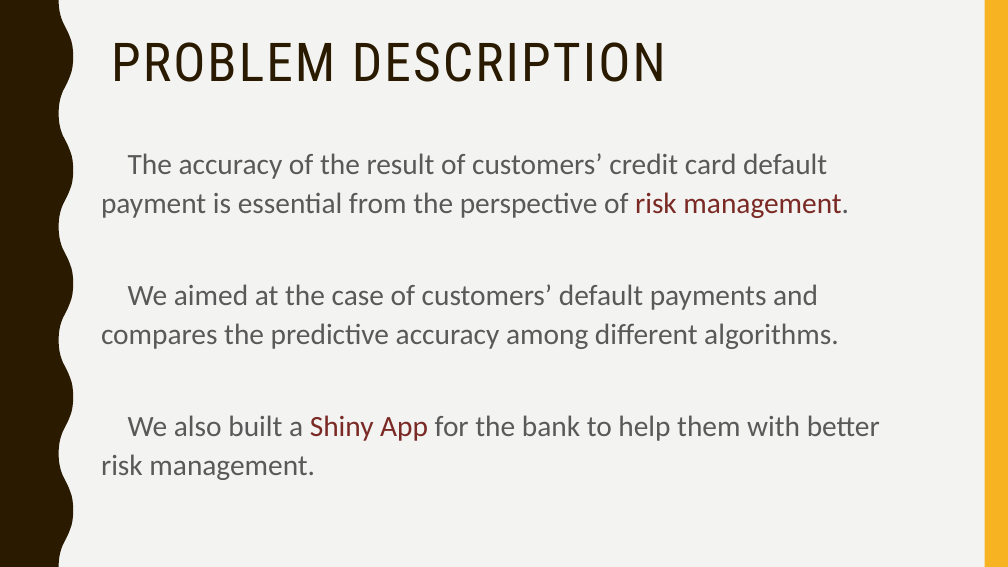
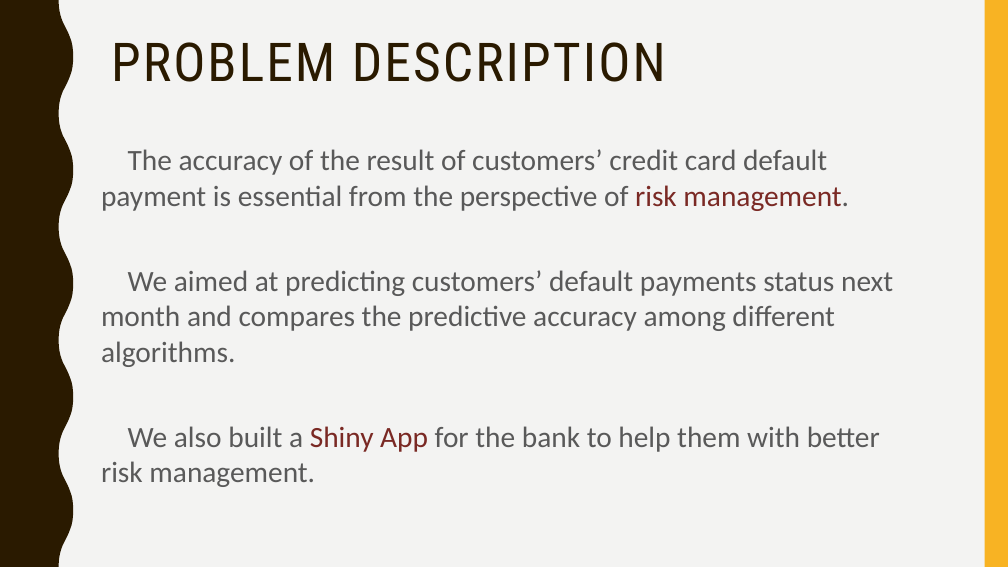
Before and after one commit to TZstatsADS/Spring2018-Project5-grp8, a slide deck: slide 3 of doc/presentation.pptx. Drawn at 1008x567 pixels with LibreOffice and Linux fonts; fonts in the diff are those of the drawing. Boxes give left, top, right and bottom in pixels: in the first picture for what was removed or moved away, otherwise in the second. Text is boxed around its words. In the diff, an @@ line names an element or a change of style, - is before the commit and + after.

Commit message:
presentation

```diff
--- a/doc/presentation.pptx
+++ b/doc/presentation.pptx
@@ text at [101, 149, 880, 487]: line spacing 1.1 to 1 @@
@@ text at [101, 270, 893, 367]: text changed @@
-We aimed at the case of customers’ default payments and compares the predictive accuracy among different algorithms.
+We aimed at predicting customers’ default payments status next month and compares the predictive accuracy among different algorithms.
```
Also in this commit, not shown: 1 other slide changed.
